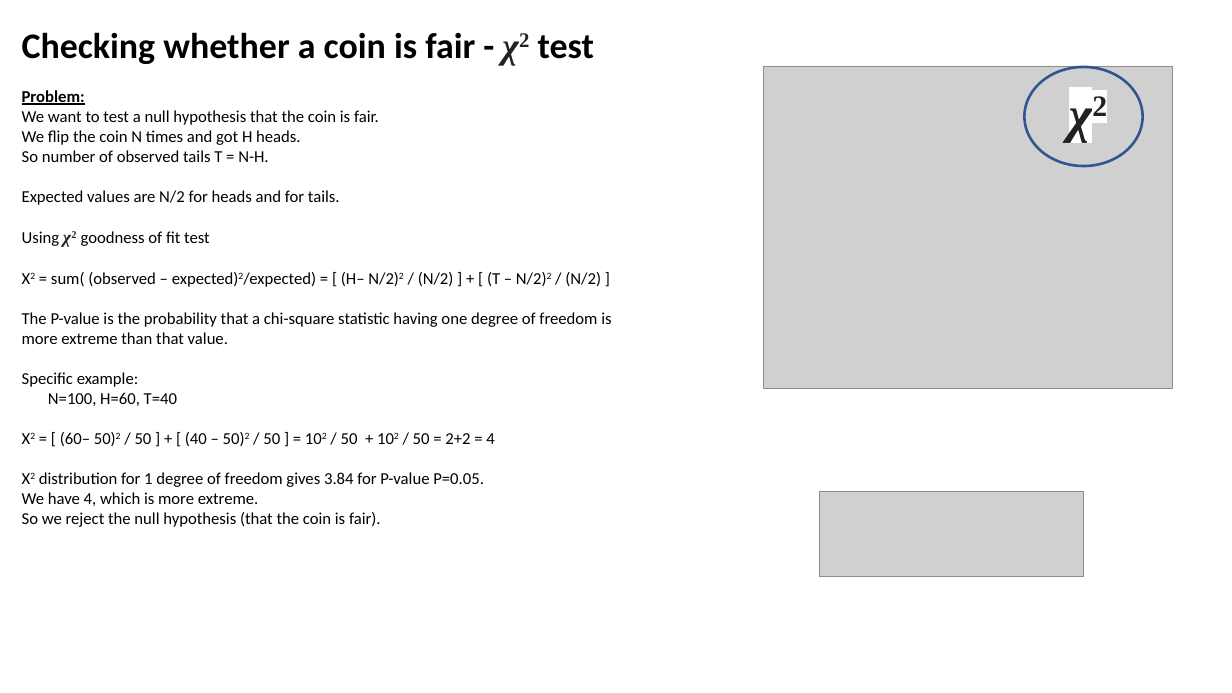
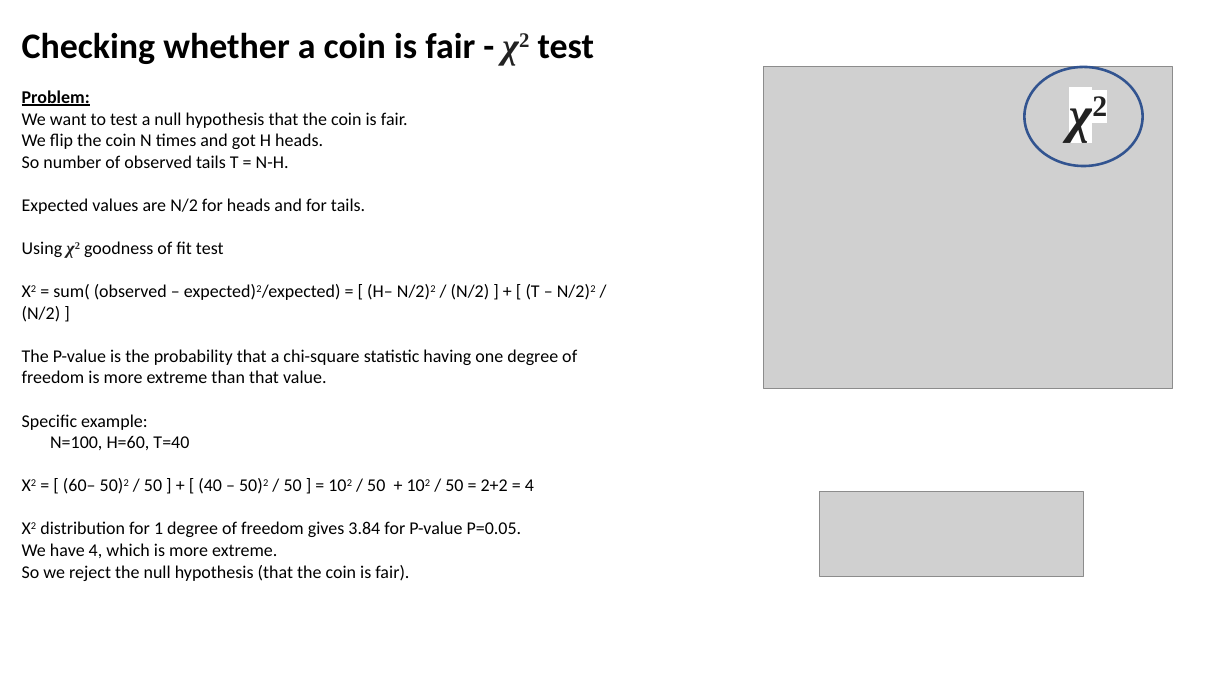
Before and after one commit to lselector/ml_ai_doc, a slide deck: slide 6 of statistics_02_binomial_distribution.pptx. Drawn at 1232x693 pixels with LibreOffice and Linux fonts; fonts in the diff are those of the drawing; grey boxes stand for pictures. Boxes give left, top, right and bottom in pixels: in the first picture for what was removed or moved away, otherwise in the second. Text is boxed around its words. In the diff, an @@ line names an element or a change of style, - is before the commit and + after.

Commit message:
statistics files

```diff
--- a/statistics_02_binomial_distribution.pptx
+++ b/statistics_02_binomial_distribution.pptx
@@ text "Checking whether a coin is ..." at (22, 32, 595, 581): size 13 to 14 pt @@
```
Also in this commit, not shown: 3 other slides changed, 3 other files.
